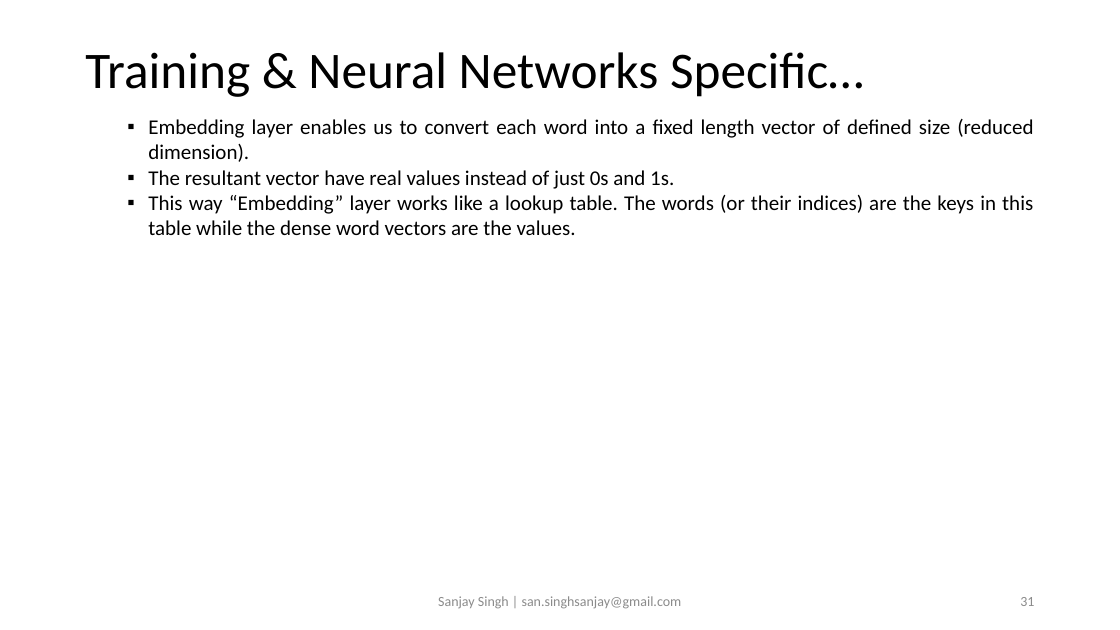
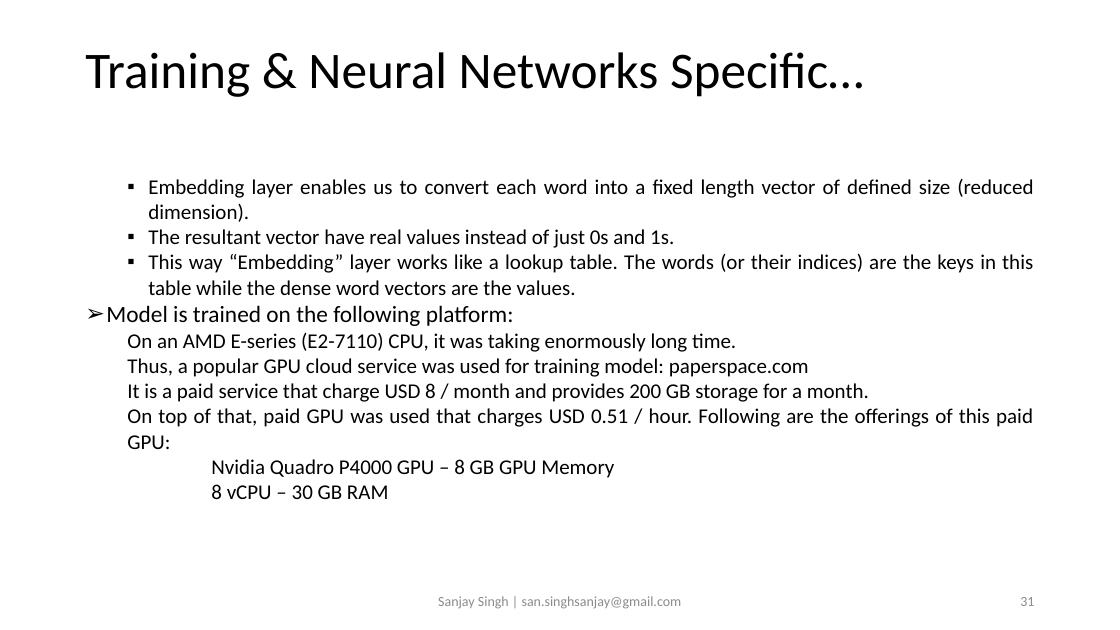
Before and after one commit to sansinghsanjay/Flickr8k_ImageCaptioning, a slide deck: slide 31 of readme.pptx. Drawn at 1120x630 pixels with LibreOffice and Linux fonts; fonts in the diff are those of the drawing. Boxes give left, top, right and bottom in pixels: in the first picture for what was removed or moved away, otherwise in the second. Text is boxed around its words. In the diff, an @@ line names an element or a change of style, - is before the commit and + after.

```diff
--- a/readme.pptx
+++ b/readme.pptx
@@ text "Embedding layer enables us to ..." at (x1=106, y1=179, x2=1033, y2=499): vertical alignment top to middle @@
@@ text at (x1=106, y1=305, x2=1033, y2=499): paragraphs added @@
+➢ Model is trained on the following platform:
+  On an AMD E-series (E2-7110) CPU, it was taking enormously long time.
+  Thus, a popular GPU cloud service was used for training model: paperspace.com
+  It is a paid service that charge USD 8 / month and provides 200 GB storage for a month.
+  On top of that, paid GPU was used that charges USD 0.51 / hour. Following are the offerings of this paid GPU:
+  Nvidia Quadro P4000 GPU – 8 GB GPU Memory
+  8 vCPU – 30 GB RAM
```
Also in this commit, not shown: 1 slide added, 4 other files.
